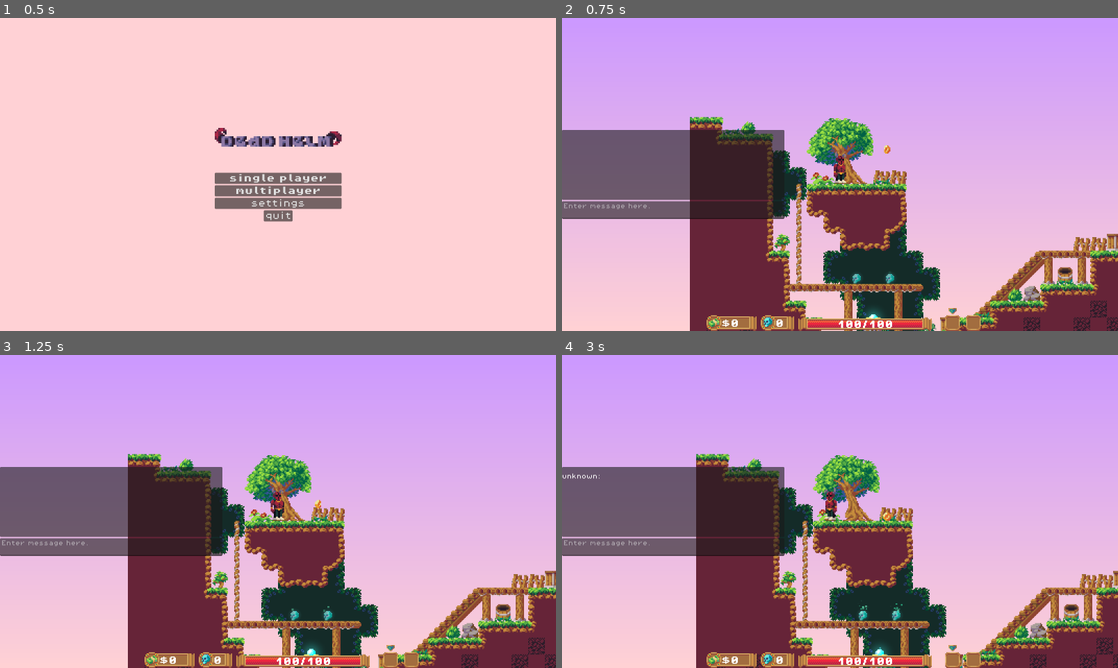
Above: before the commit, frames 1-4 (two rows, left to right).
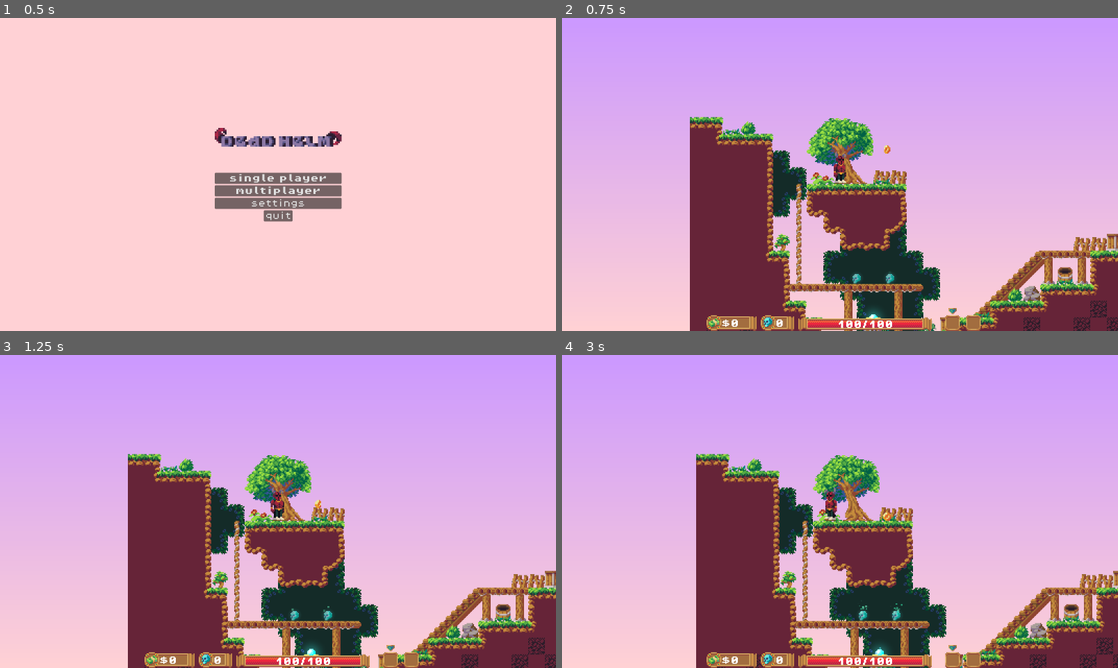
Above: after the commit, the same moments.

Repository: andy-wittig/Deadhelm-WIP
Game: Godot game, scene res://scenes/main_menu.tscn
Same seed, same stepped clock (60 frames per second), same inputs: the game is played once before the commit and once after it.
Inputs (mouse positions are in pixels of both pictures, inside the frame that each line leads up to):
- Up to frame 1 (0.5 s): no input
- Up to frame 2 (0.75 s): click "single player" at 0.5 s
- Up to frame 3 (1.25 s): no input
- Up to frame 4 (3 s): tap Enter (send_chat) at 1.25 s; drag from (951, 658) to (795, 570) at 1.27 s; drag from (973, 658) to (795, 570) at 2.02 s; tap Space at 2.75 s; move the mouse to (878, 517) at 2.77 s; hold A (move_left) from 2.78 s (still down); tap Q (drop_item) at 2.85 s; click (878, 517) at 2.92 s

Frame 1 is identical in both runs. In frame 2, 11% of the frame differs, in the area x 0-40%, y 35-65%; in frame 3, 11%; in frame 4, 11%.

Commit message:
multiplayer chat tweaks

Diff:
--- a/project.godot
+++ b/project.godot
@@ -94,6 +94,11 @@
 "events": [Object(InputEventKey,"resource_local_to_scene":false,"resource_name":"","device":-1,"window_id":0,"alt_press …(182 unchanged characters)…
 ]
 }
+show_chat={
+"deadzone": 0.5,
+"events": [Object(InputEventKey,"resource_local_to_scene":false,"resource_name":"","device":-1,"window_id":0,"alt_pressed":false,"shift_pressed":false,"ctrl_pressed":false,"meta_pressed":false,"pressed":false,"keycode":0,"physical_keycode":4194306,"key_label":0,"unicode":0,"echo":false,"script":null)
+]
+}
 
 [rendering]
 
--- a/scenes/game.tscn
+++ b/scenes/game.tscn
@@ -1,7 +1,8 @@
-[gd_scene load_steps=24 format=3 uid="uid://13lvf0sk6qwx"]
+[gd_scene load_steps=25 format=3 uid="uid://13lvf0sk6qwx"]
 
 [ext_resource type="PackedScene" uid="uid://b5rai463xckyn" path="res://scenes/player.tscn" id="1_cche3"]
 [ext_resource type="Texture2D" uid="uid://dny6loqyjar73" path="res://assets/sprites/tilesheet wip.png" id="2_u3onv"]
+[ext_resource type="PackedScene" uid="uid://n15lqsti4eaq" path="res://scenes/multiplayer_chat.tscn" id="3_bwk87"]
 [ext_resource type="PackedScene" uid="uid://cqbypq7pvrrg7" path="res://scenes/platform.tscn" id="3_df6r4"]
 [ext_resource type="PackedScene" uid="uid://880fpfrmnvew" path="res://scenes/ladder.tscn" id="5_8fq6d"]
 [ext_resource type="PackedScene" uid="uid://dlses24j38m5l" path="res://scenes/bombshell_enemy.tscn" id="7_xf2gf"]
@@ -433,6 +434,11 @@
 autoplay = true
 bus = &"Music"
 
+[node name="MultiplayerCanvas" type="CanvasLayer" parent="."]
+layer = 100
+
+[node name="multiplayer_chat" parent="MultiplayerCanvas" instance=ExtResource("3_bwk87")]
+
 [node name="SkyBackground" type="CanvasLayer" parent="."]
 layer = -100
 
--- a/scenes/hud.tscn
+++ b/scenes/hud.tscn
@@ -1,11 +1,10 @@
-[gd_scene load_steps=8 format=3 uid="uid://cv3ipj46sh6tq"]
+[gd_scene load_steps=7 format=3 uid="uid://cv3ipj46sh6tq"]
 
 [ext_resource type="Texture2D" uid="uid://b3spor51sya6b" path="res://assets/sprites/money_ui.png" id="1_bcj4c"]
 [ext_resource type="Texture2D" uid="uid://b1w4puvir581d" path="res://assets/sprites/soul_ui.png" id="2_sxibc"]
 [ext_resource type="Texture2D" uid="uid://52met2jet5e1" path="res://assets/sprites/healthbar.png" id="3_2npvj"]
 [ext_resource type="FontFile" uid="uid://bwho0ihf6hpw6" path="res://assets/fonts/PixelOperator8-Bold.ttf" id="3_jvlyp"]
 [ext_resource type="Texture2D" uid="uid://cx5730avm00l5" path="res://assets/sprites/healthbar_progress.png" id="4_4ieq4"]
-[ext_resource type="PackedScene" uid="uid://n15lqsti4eaq" path="res://scenes/multiplayer_chat.tscn" id="7_3tpw3"]
 [ext_resource type="PackedScene" uid="uid://bqqi6e1x2xkt6" path="res://scenes/item_slot.tscn" id="7_eq0b1"]
 
 [node name="hud" type="CanvasLayer"]
@@ -98,5 +97,3 @@
 [node name="ItemSlot2" parent="Control/HBoxContainer" instance=ExtResource("7_eq0b1")]
 layout_mode = 2
 size_flags_horizontal = 6
-
-[node name="multiplayer_chat" parent="." instance=ExtResource("7_3tpw3")]
--- a/scenes/multiplayer_chat.tscn
+++ b/scenes/multiplayer_chat.tscn
@@ -1,27 +1,12 @@
-[gd_scene load_steps=4 format=3 uid="uid://n15lqsti4eaq"]
+[gd_scene load_steps=3 format=3 uid="uid://n15lqsti4eaq"]
 
 [ext_resource type="Script" path="res://scripts/multiplayer/multiplayer_chat.gd" id="1_heqm1"]
 [ext_resource type="FontFile" uid="uid://s0bpnvolv2i8" path="res://assets/fonts/PixelOperator8.ttf" id="1_uaj3j"]
 
-[sub_resource type="SceneReplicationConfig" id="SceneReplicationConfig_22imb"]
-properties/0/path = NodePath("VBoxContainer/ChatPanel/ChatScrollContainer/ChatLabel:text")
-properties/0/spawn = true
-properties/0/replication_mode = 1
-
-[node name="multiplayer_chat" type="Control"]
-layout_mode = 3
-anchors_preset = 15
-anchor_right = 1.0
-anchor_bottom = 1.0
-grow_horizontal = 2
-grow_vertical = 2
+[node name="multiplayer_chat" type="CanvasLayer"]
 script = ExtResource("1_heqm1")
 
-[node name="MultiplayerSynchronizer" type="MultiplayerSynchronizer" parent="."]
-replication_config = SubResource("SceneReplicationConfig_22imb")
-
 [node name="VBoxContainer" type="VBoxContainer" parent="."]
-layout_mode = 1
 anchors_preset = 4
 anchor_top = 0.5
 anchor_bottom = 0.5
--- a/scripts/multiplayer/multiplayer_chat.gd
+++ b/scripts/multiplayer/multiplayer_chat.gd
@@ -1,13 +1,20 @@
-extends Control
+extends CanvasLayer
 
 @onready var message_edit = $VBoxContainer/MessageEdit
 @onready var chat_label = $VBoxContainer/ChatPanel/ChatScrollContainer/ChatLabel
 
 @rpc("any_peer", "call_local")
 func send_chat(username, message):
-	chat_label.text += "\n%s: %s" % [username, message]
+	chat_label.text += str(username, ": ", message, "\n")
+
+func _ready():
+	visible = false
 
 func _process(_delta):
+	if Input.is_action_just_pressed("show_chat"):
+		visible = not visible
+
 	if Input.is_action_just_pressed("send_chat"):
-		rpc("send_chat", MultiplayerManager.username, message_edit.get_text())
+		var text_to_send = message_edit.get_text()
+		rpc("send_chat", MultiplayerManager.username, text_to_send)
 		message_edit.clear()
--- a/scripts/multiplayer/multiplayer_controller.gd
+++ b/scripts/multiplayer/multiplayer_controller.gd
@@ -62,7 +62,7 @@
 		$Camera2D.make_current()
 	else:
 		$Camera2D.enabled = false
-		$hud.queue_free()
+		$hud.visible = false
 
 @rpc ("call_local", "any_peer")
 func drop_inventory_item(spell_type, pos):
--- a/scripts/settings_menu.gd
+++ b/scripts/settings_menu.gd
@@ -10,6 +10,7 @@
 	"drop_item",
 	"scroll_up",
 	"scroll_down",
+	"show_chat",
 ]
 
 @onready var check_windowed = $VBoxContainer/SettingsTabs/DISPLAY/VBoxContainer/CheckWindowed
